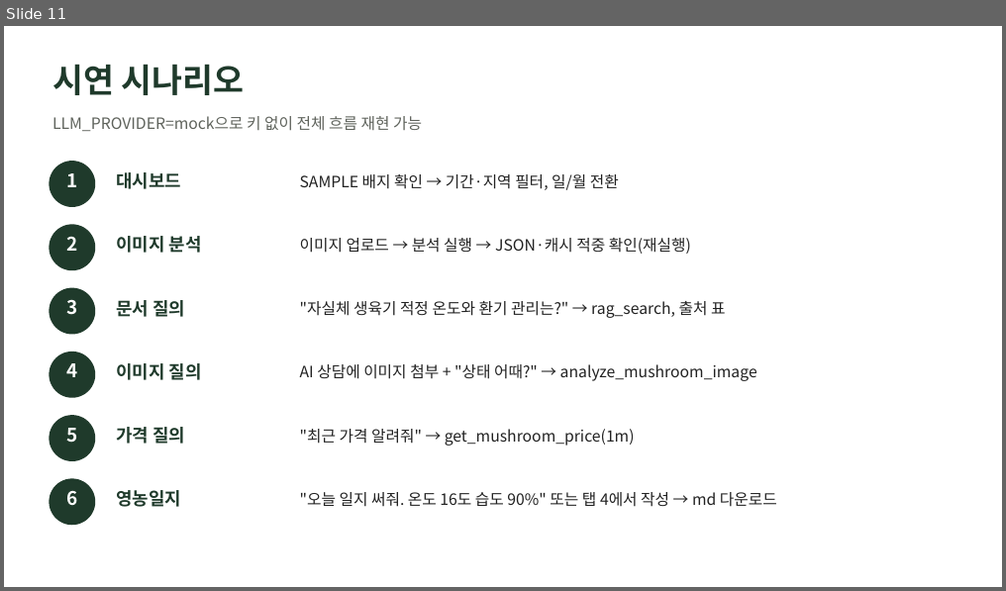
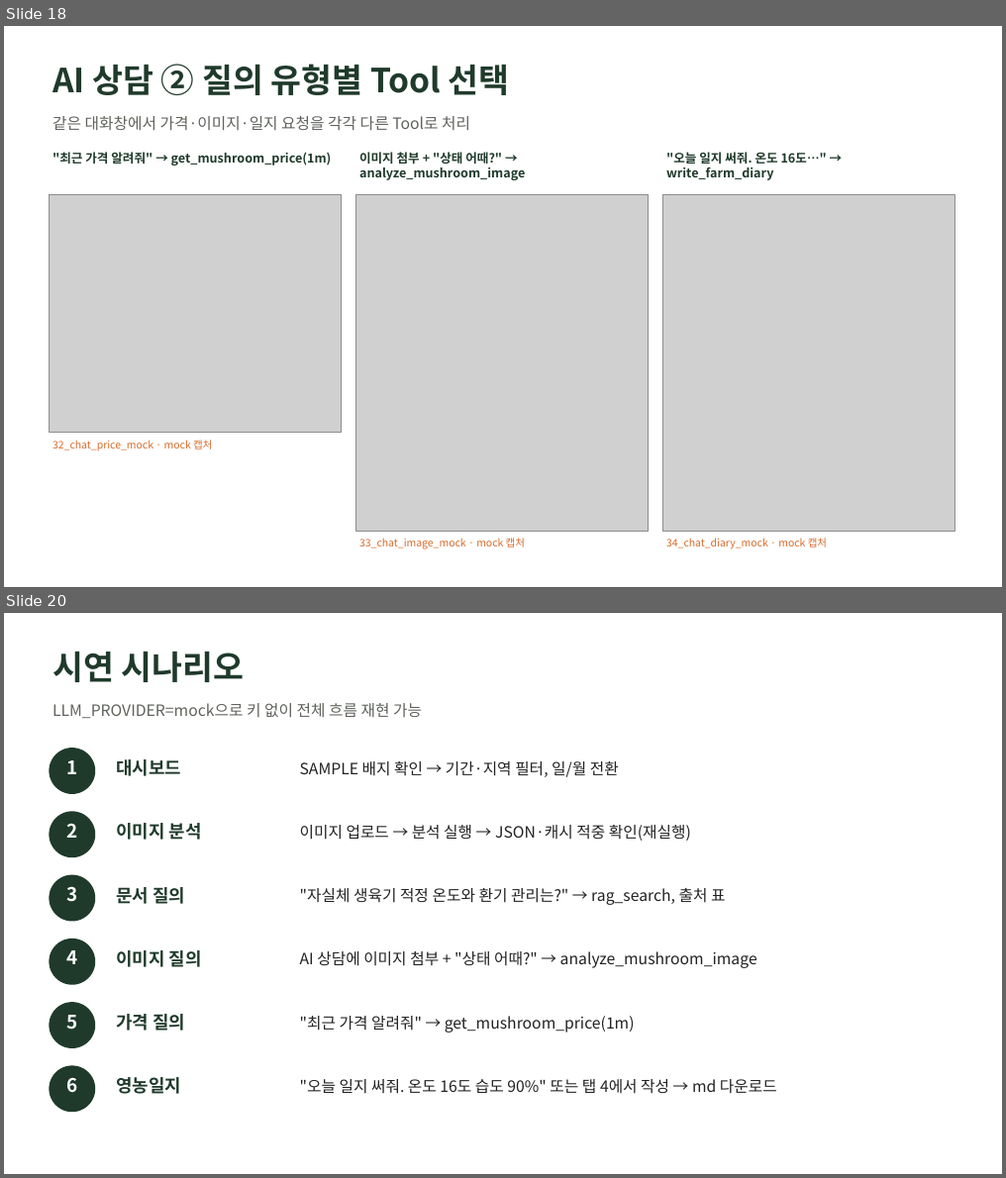
Before and after one commit to ruberduckdot/ICT-work, a slide deck: docs/발표자료.pptx. Shown one above the other, each under a label of ours: slide 11 before the commit, slides 18 and 20 after it; the slides between them are not shown. The pictures are 1006x591 and 1006x1178 pixels, drawn with LibreOffice and Linux fonts; fonts in the diff are those of the drawing; grey boxes stand for pictures. Boxes give left, top, right and bottom in pixels: in the first picture for what was removed or moved away, otherwise in the second. Text is boxed around its words. In the diff, an @@ line names an element or a change of style, - is before the commit and + after.

```diff
--- a/docs/발표자료.pptx
+++ b/docs/발표자료.pptx
@@ slide 18 added at (4, 26, 1002, 587), background #FFFFFF @@
@@ text added at (53, 64, 510, 95), 32 pt, text #1F3A2B, bold @@
+AI 상담 ② 질의 유형별 Tool 선택
@@ text added at (53, 116, 470, 131), 15 pt, text #5F635C @@
+같은 대화창에서 가격·이미지·일지 요청을 각각 다른 Tool로 처리
@@ text added at (53, 152, 332, 166), 12 pt, text #1F3A2B, bold @@
+"최근 가격 알려줘" → get_mushroom_price(1m)
@@ text added at (359, 152, 525, 180), 12 pt, text #1F3A2B, bold @@
+이미지 첨부 + "상태 어때?" → analyze_mushroom_image
@@ text added at (666, 152, 827, 180), 12 pt, text #1F3A2B, bold @@
+"오늘 일지 써줘. 온도 16도…" → write_farm_diary
@@ picture added at (49, 194, 341, 433) @@
@@ picture added at (355, 194, 648, 531) @@
@@ picture added at (662, 194, 954, 531) @@
@@ text added at (53, 440, 212, 452), 10 pt, text #D96C2C @@
+32_chat_price_mock · mock 캡처
@@ text added at (359, 538, 525, 550), 10 pt, text #D96C2C @@
+33_chat_image_mock · mock 캡처
@@ text added at (666, 538, 827, 550), 10 pt, text #D96C2C @@
+34_chat_diary_mock · mock 캡처
@@ what was slide 11 is now slide 20 @@
```
Also in this commit, not shown: 2 slides changed, 9 other slides added, 1 slide removed, 18 other files.
